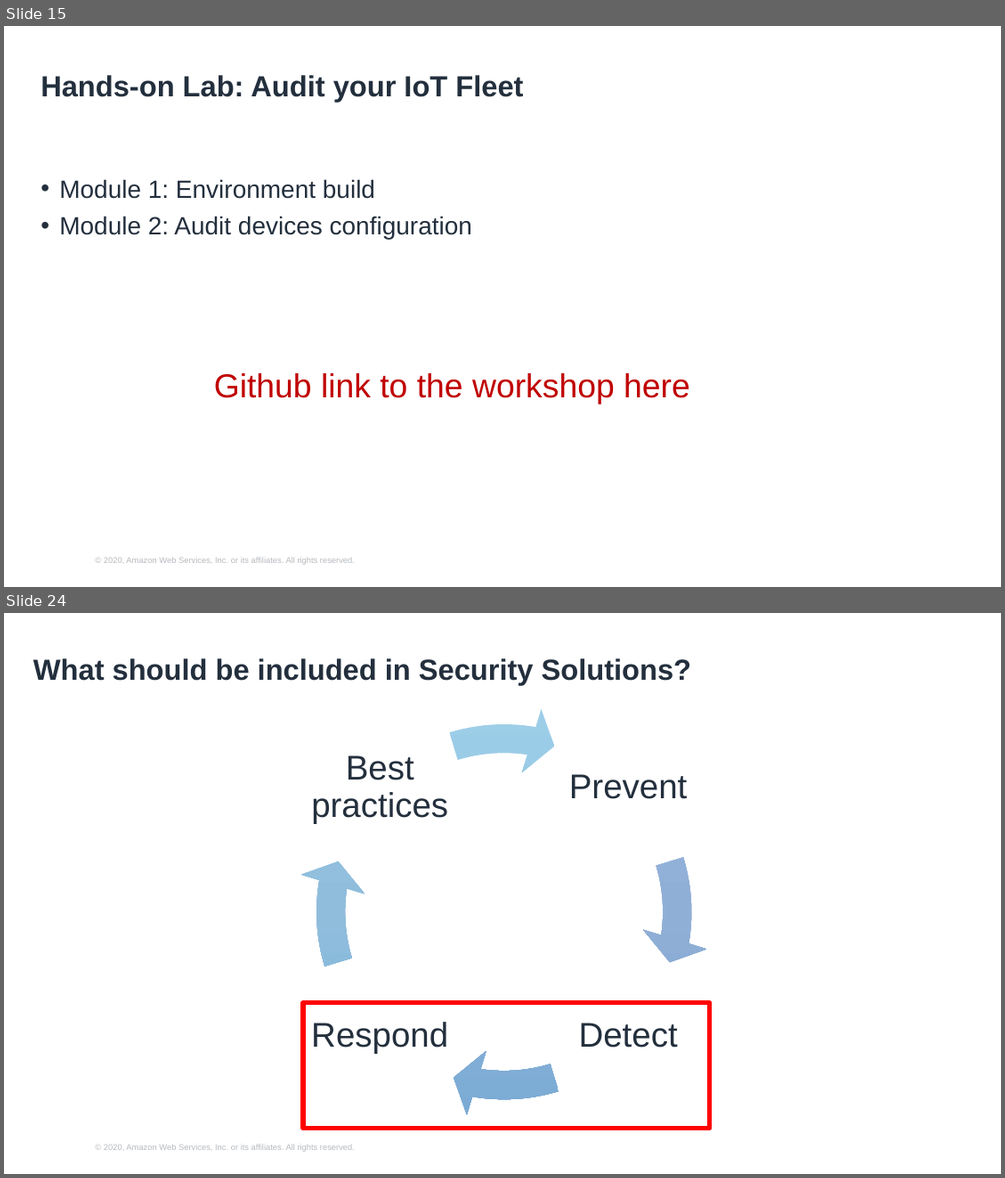
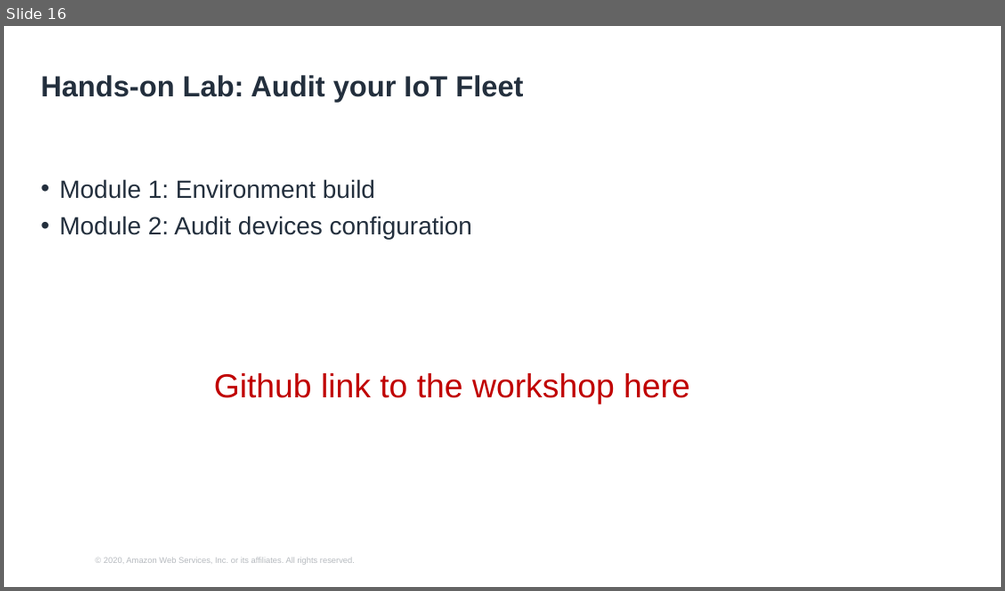
Before and after one commit to hongpham/Workshop-Protect-your-IoT-fleet, a slide deck: Protect your IoT fleet presentation.pptx. Shown one above the other, each under a label of ours: slides 15 and 24 before the commit, slide 16 after it; the slides between them are not shown. The pictures are 1005x1178 and 1005x591 pixels, drawn with LibreOffice and Linux fonts; fonts in the diff are those of the drawing; background and template pictures are left out. Boxes give left, top, right and bottom in pixels: in the first picture for what was removed or moved away, otherwise in the second. Text is boxed around its words. In the diff, an @@ line names an element or a change of style, - is before the commit and + after.

```diff
--- a/Protect your IoT fleet presentation.pptx
+++ b/Protect your IoT fleet presentation.pptx
@@ slide 24 removed at (4,613,1001,1174), background #FFFFFF; not listed: 1 template element that a slide beside it also shows @@
@@ title removed at (33,658,691,685) @@
-What should be included in Security Solutions?
@@ group removed at (298,705,711,1118): 4 texts, 4 circular arrows @@
-Prevent
-Detect
-Respond
-Best practices
@@ rectangle removed at (303,1003,710,1128) @@
@@ what was slide 15 is now slide 16 @@
```
Also in this commit, not shown: 6 slides changed, 9 other slides removed, 1 other file.
